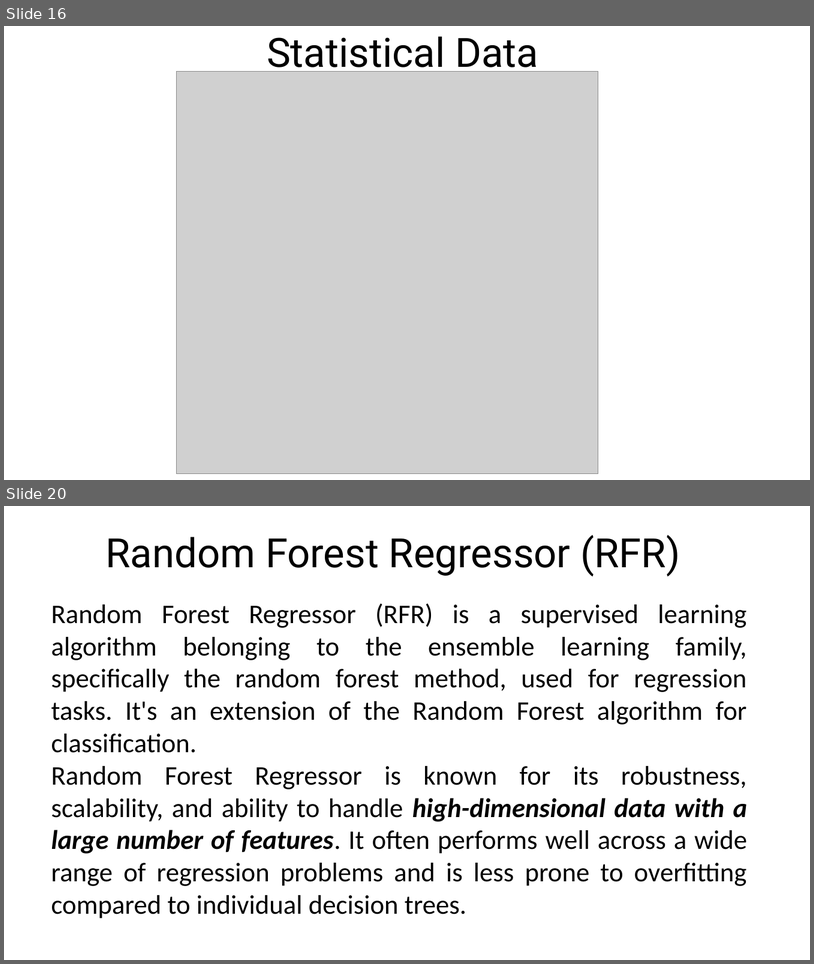
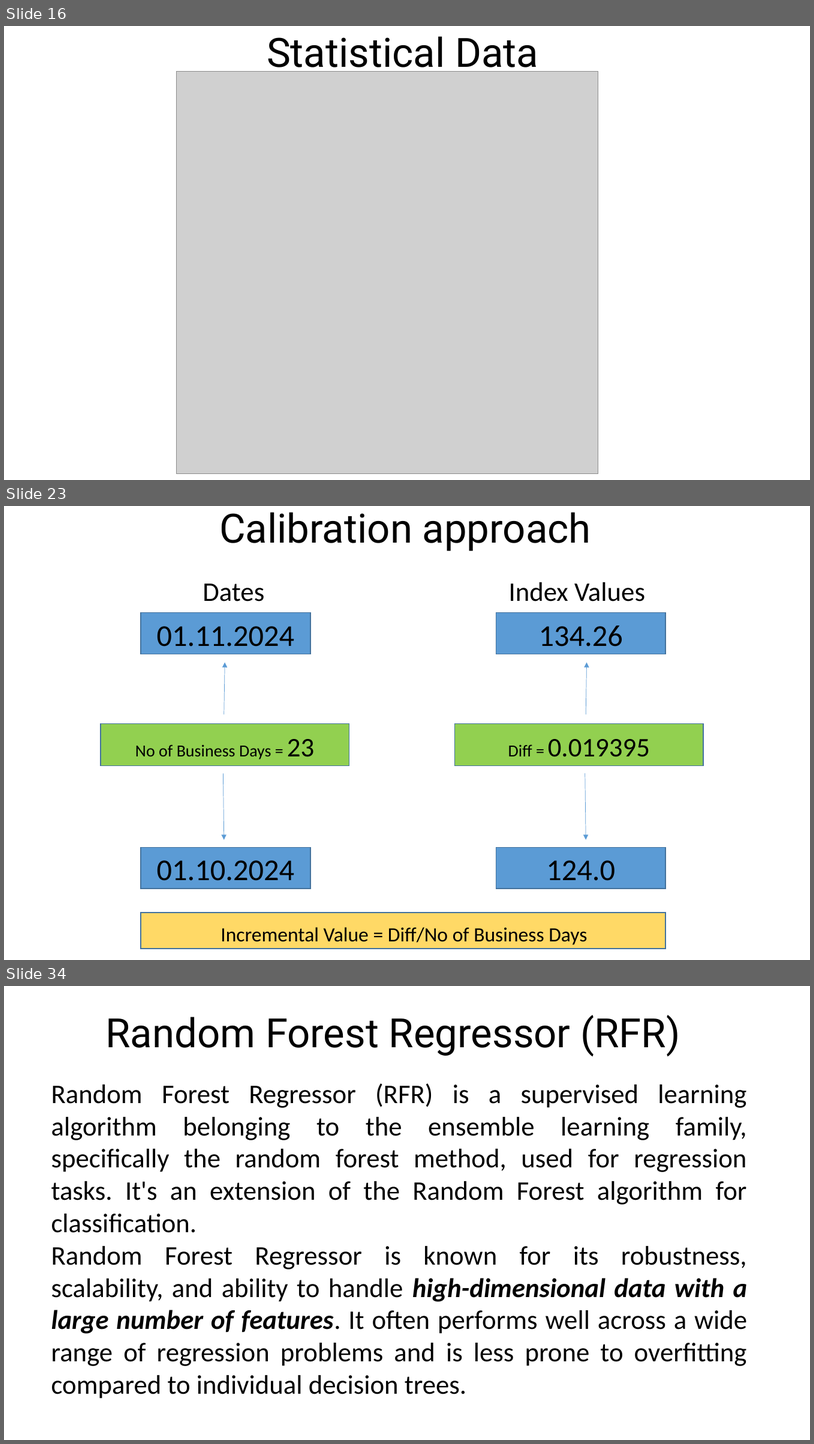
Before and after one commit to Akubue4U/PyProjects, a slide deck: MyBDAThesis/Akubue Simon - Thesis Presentation.pptx. Shown one above the other, each under a label of ours: slides 16 and 20 before the commit, slides 16, 23 and 34 after it; the slides between them are not shown. The pictures are 814x964 and 814x1444 pixels, drawn with LibreOffice and Linux fonts; fonts in the diff are those of the drawing; grey boxes stand for pictures. Boxes give left, top, right and bottom in pixels: in the first picture for what was removed or moved away, otherwise in the second. Text is boxed around its words. In the diff, an @@ line names an element or a change of style, - is before the commit and + after.

```diff
--- a/MyBDAThesis/Akubue Simon - Thesis Presentation.pptx
+++ b/MyBDAThesis/Akubue Simon - Thesis Presentation.pptx
@@ slide 23 added at [4,506,810,960], background #FFFFFF @@
@@ text added at [219,512,591,551], 48 pt, text #000000 @@
+Calibration approach
@@ group added at [101,582,704,949]: 9 texts, 7 rectangles, 4 arrows @@
+Dates
+Index Values
+01.11.2024
+01.10.2024
+134.26
+124.0
+No of Business Days = 23
+Diff = 0.019395
+Incremental Value = Diff/No of Business Days
@@ what was slide 20 is now slide 34 @@
```
Also in this commit, not shown: 6 slides changed, 13 other slides added, 1 other file.
